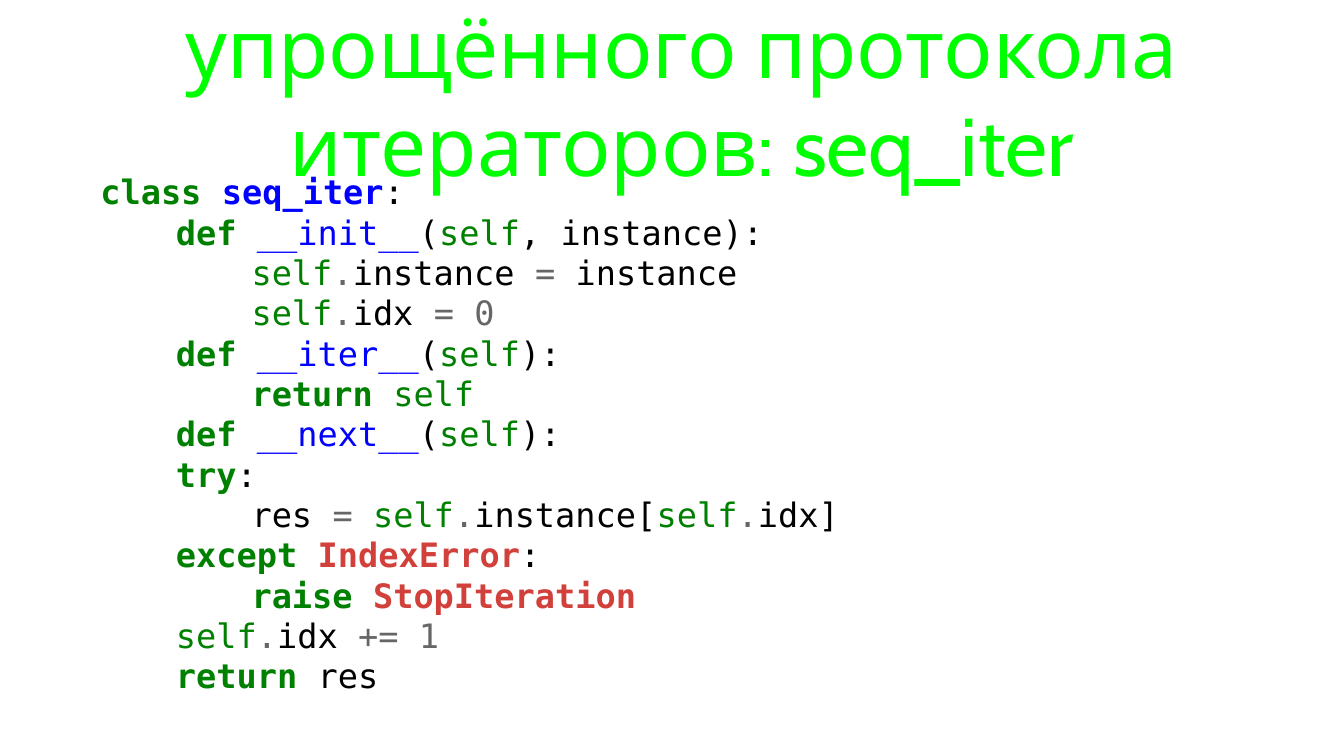
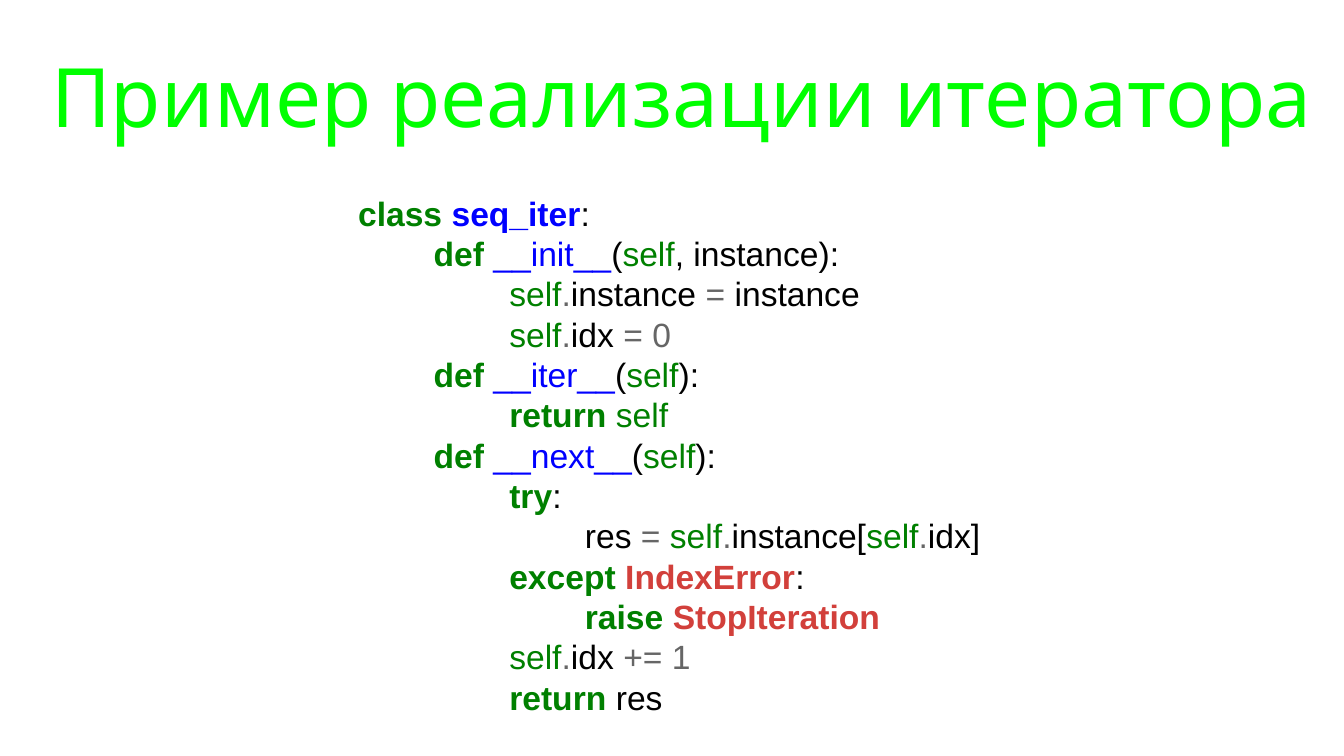
Before and after one commit to maxchv/LearnPython, a slide deck: slide 12 of week09/iteratorsgenerators.pptx (slide 11 before the commit). Drawn at 1344x756 pixels with LibreOffice and Linux fonts; fonts in the diff are those of the drawing. Boxes give left, top, right and bottom in pixels: in the first picture for what was removed or moved away, otherwise in the second. Text is boxed around its words. In the diff, an @@ line names an element or a change of style, - is before the commit and + after.

```diff
--- a/week09/iteratorsgenerators.pptx
+++ b/week09/iteratorsgenerators.pptx
@@ title at <box>51,68,1311,147</box>: text changed @@
-упрощённого протокола итераторов: seq_iter
+Пример реализации итератора
@@ text "class seq_iter:": place and size @@
-text "class seq_iter:" at <box>100,177,839,689</box>
+text "class seq_iter:" at <box>358,201,980,711</box>
@@ text "class seq_iter:" at <box>358,201,980,711</box>: font DejaVu Sans Mono to Arial @@
```
Also in this commit, not shown: 13 other slides changed, 4 slides added, 1 slide removed, 2 other files.
